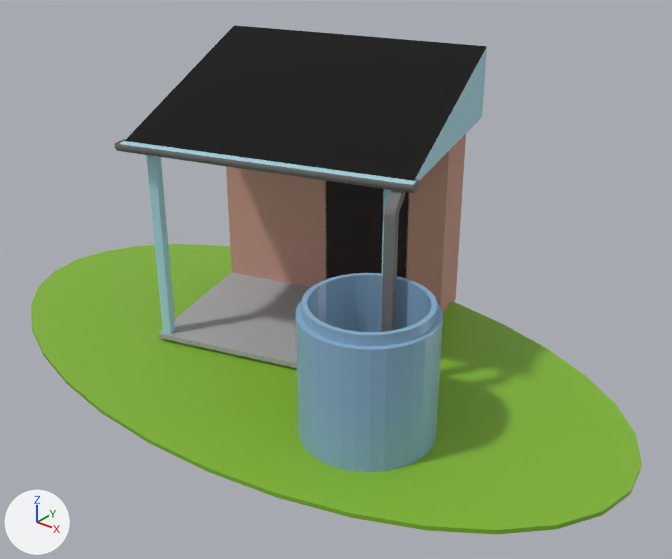
Two versions of the glTF model water/Assets/BSN_Water_Main.gltf, one commit apart.
One viewpoint serves both versions: a camera (50 mm lens) standing at (21.6, -24.4, 18.3) and looking at (1.7, 0.5, 2.9). Every picture has the same lights, and +X, +Y and +Z are marked at lower left. Where no turn or scale is listed for an object, it has been applied to the vertices.

Script lines for the objects in view, before the commit:
```python
ob_grass = bpy.data.objects.new('Grass', me_cube_007)
ob_grass.location = (0.0, 0.0, -0.66)
ob_gutter = bpy.data.objects.new('Gutter', me_cylinder_002)
ob_gutter.location = (-0.01, -1.73, 7.67)
ob_housewall = bpy.data.objects.new('HouseWall', me_cube_003)
ob_housewall.location = (-1.77, 4.39, 0.81)
ob_pillar1 = bpy.data.objects.new('Pillar1', me_cube_004)
ob_pillar1.location = (4.37, 0.09, -0.09)
ob_pillar2 = bpy.data.objects.new('Pillar2', me_cube_005)
ob_pillar2.location = (-4.69, -2.5, -0.09)
ob_roof = bpy.data.objects.new('Roof', me_cube_002)
ob_roof.location = (-0.42, -0.31, 8.01)
ob_watergutter = bpy.data.objects.new('WaterGutter', me_cube_008)
ob_watergutter.location = (-0.01, -1.73, 7.74)
# also in view: 'GutterPipe' at (5.1, -0.6, 4.2); 'Barrel' at (5.5, -2.6, 1.8); 'Concrete' at (-0.9, 1.5, -0.3)
```
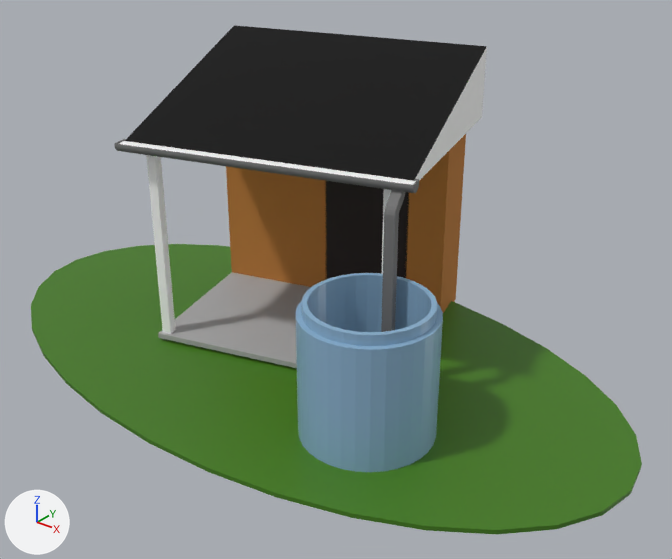
What differs and where, as boxes (x1, y1, x2, y2) in the pictures (672 x 559 px):
'Grass', recoloured: (31, 244, 642, 534) in both
'Roof', recoloured (cyan to white): (126, 46, 487, 181) in both
'HouseWall', recoloured: (226, 134, 466, 313) in both
'Pillar2', recoloured (cyan to white): (146, 155, 176, 334) in both
'WaterGutter', recoloured (cyan to white): (119, 141, 416, 185) in both
'Pillar1', recoloured (cyan to white): (382, 189, 391, 274) in both

What the commit changed:
Material 'Material.003' (mat_material_003) changes colour from green #81b630 to dark green #437b17; in linear values from (0.221, 0.47, 0.0301) to (0.0561, 0.198, 0.00857).
Material 'LightRed' (mat_lightred) changes colour from beige #ca9a8d to orange #bd7b38; in linear values from (0.593, 0.324, 0.267) to (0.509, 0.198, 0.0395).
Material 'White' (mat_white) changes colour from cyan #a9dae7 to white #ffffff; in linear values from (0.399, 0.699, 0.8) to (1.0, 1.0, 1.0).
